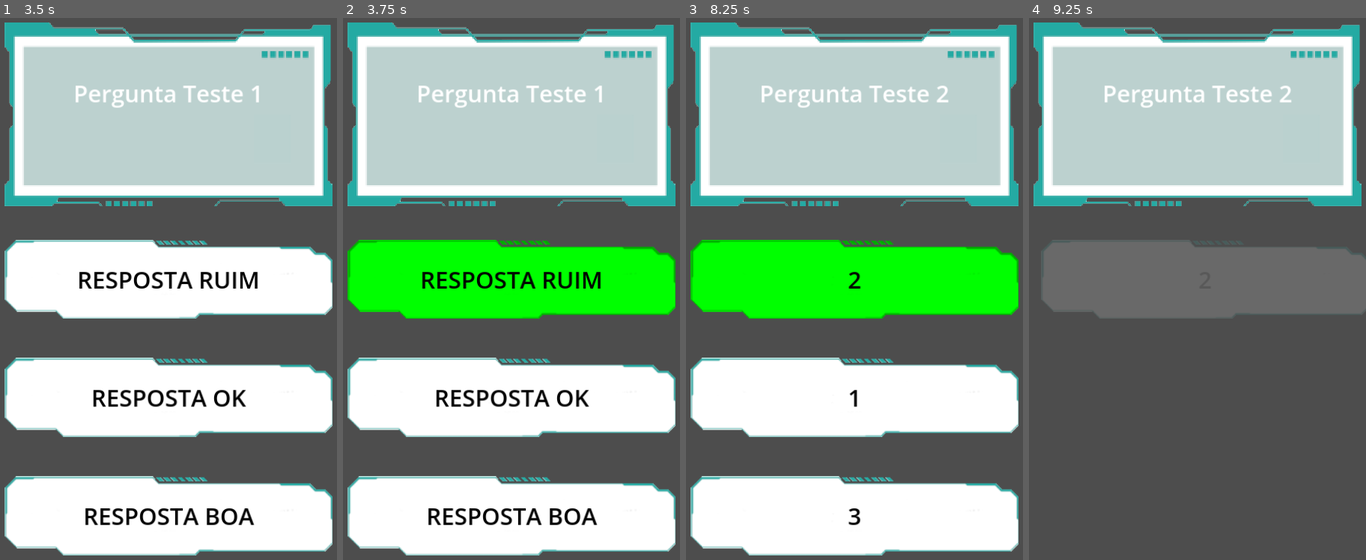
Above: before the commit, frames 1-4 (left to right).
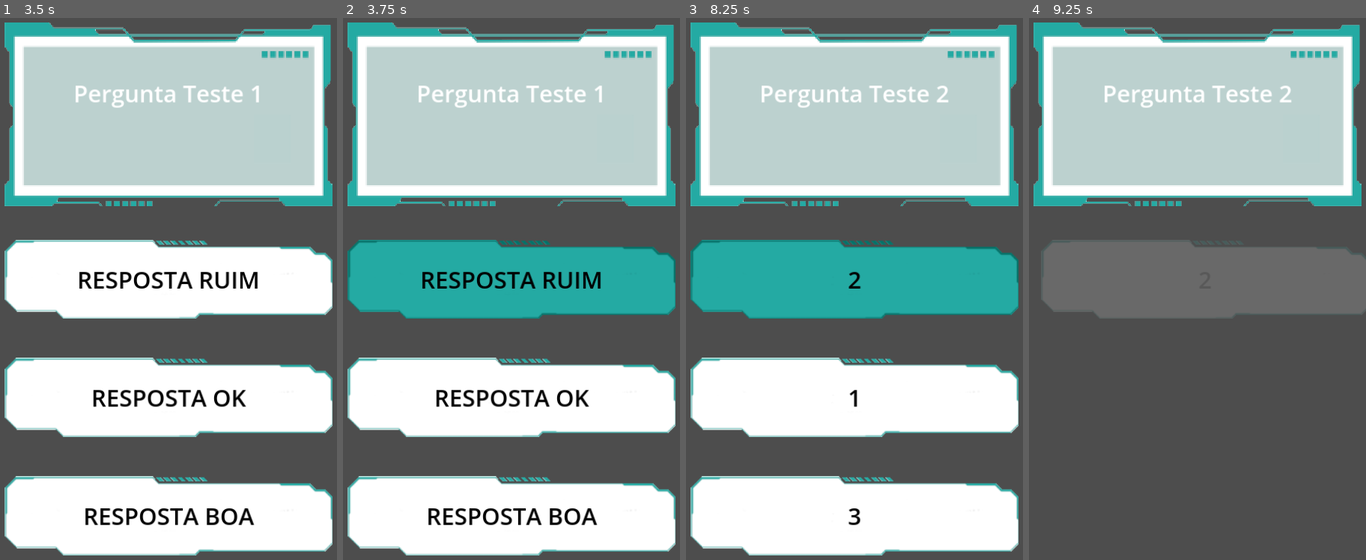
Above: after the commit, the same moments.

Repository: riquerique/Quiz-Light
Game: Godot game, scene res://scenes/main.tscn
Same seed, same stepped clock (60 frames per second), same inputs: the game is played once before the commit and once after it.
Inputs:
- Up to frame 1 (3.5 s): tap Enter at 2.75 s
- Up to frame 2 (3.75 s): click "RESPOSTA RUIM" at 3.5 s
- Up to frame 3 (8.25 s): click "RESPOSTA OK" at 4.25 s; tap Space at 7.25 s; click "2" at 8 s
- Up to frame 4 (9.25 s): click "1" at 8.75 s

Frame 1 is identical in both runs. In frame 2, 12% of the frame differs, in the area x 1-99%, y 40-56%; in frame 3, 13%; in frame 4, nothing differs.

Commit message:
Variável de Pontos
Autoload variavel de pontos;
Respostas dão número de pontos diferentes;
Mudei a cor do botão de um verdão pra um verdinho mais parecido com o ciano que usam no projeto;

Diff:
--- a/project.godot
+++ b/project.godot
@@ -15,6 +15,10 @@
 config/features=PackedStringArray("4.3", "GL Compatibility")
 config/icon="res://icon.svg"
 
+[autoload]
+
+GlobalVar="*res://scripts/GlobalVar.gd"
+
 [display]
 
 window/size/viewport_width=720
--- /dev/null
+++ b/scenes/global.tscn
@@ -0,0 +1,6 @@
+[gd_scene load_steps=2 format=3 uid="uid://doodj1uc55nqv"]
+
+[ext_resource type="Script" path="res://scripts/GlobalVar.gd" id="1_gilal"]
+
+[node name="Global" type="Node"]
+script = ExtResource("1_gilal")
--- a/scenes/main.tscn
+++ b/scenes/main.tscn
@@ -171,7 +171,7 @@
 [node name="Main" type="CanvasLayer"]
 script = ExtResource("1_a6j28")
 quiz = ExtResource("2_tqna5")
-color_correct = Color(0, 1, 0, 1)
+color_correct = Color(0.141176, 0.666667, 0.639216, 1)
 color_wrong = Color(1, 0, 0, 1)
 
 [node name="Content" type="Control" parent="."]
--- a/scripts/Controller/game_controller.gd
+++ b/scripts/Controller/game_controller.gd
@@ -66,18 +66,22 @@
 	if current_quiz.best_option == button.text:
 		print("BEST")
 		button.modulate = color_correct
+		GlobalVar.pontos += 15
 		$Audio_Correct.play()
 	elif current_quiz.ok_option == button.text:
 		print("OK")
 		button.modulate = color_correct
+		GlobalVar.pontos += 10
 		$Audio_Correct.play()
 	else:
 		print("BAD")
 		button.modulate = color_correct
+		GlobalVar.pontos += 5
 		$Audio_Correct.play()
 	_next_question()
 
 func _next_question() -> void:
+	print(GlobalVar.pontos)
 	for button in buttons:
 		button.pressed.disconnect(_buttons_answer)
 	await get_tree().create_timer(1).timeout
--- /dev/null
+++ b/scripts/GlobalVar.gd
@@ -0,0 +1,3 @@
+extends Node
+
+var pontos : int
